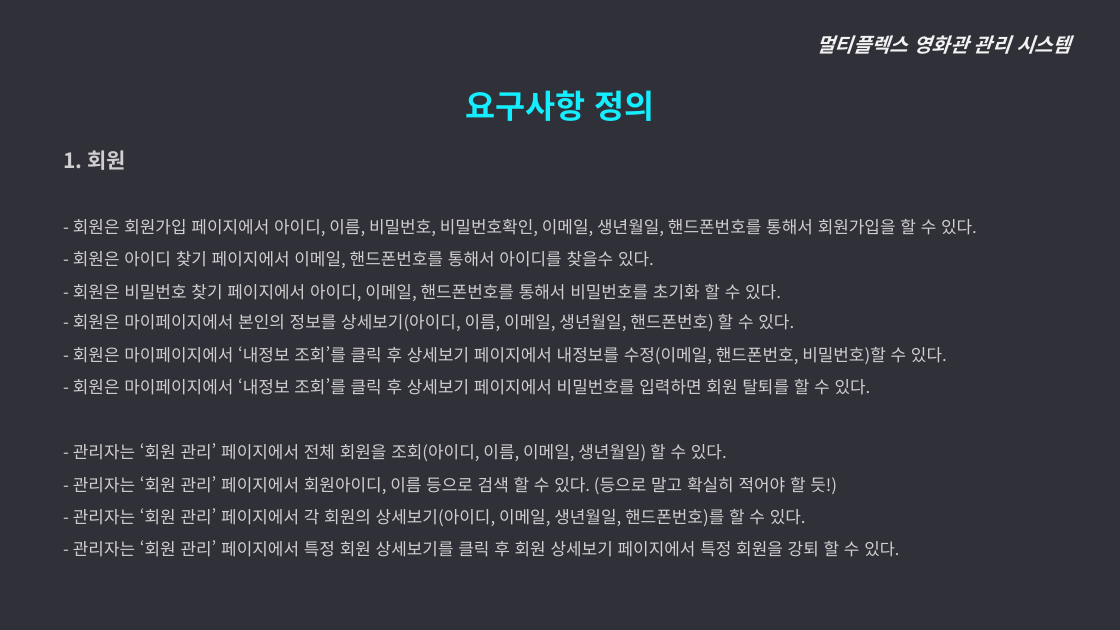
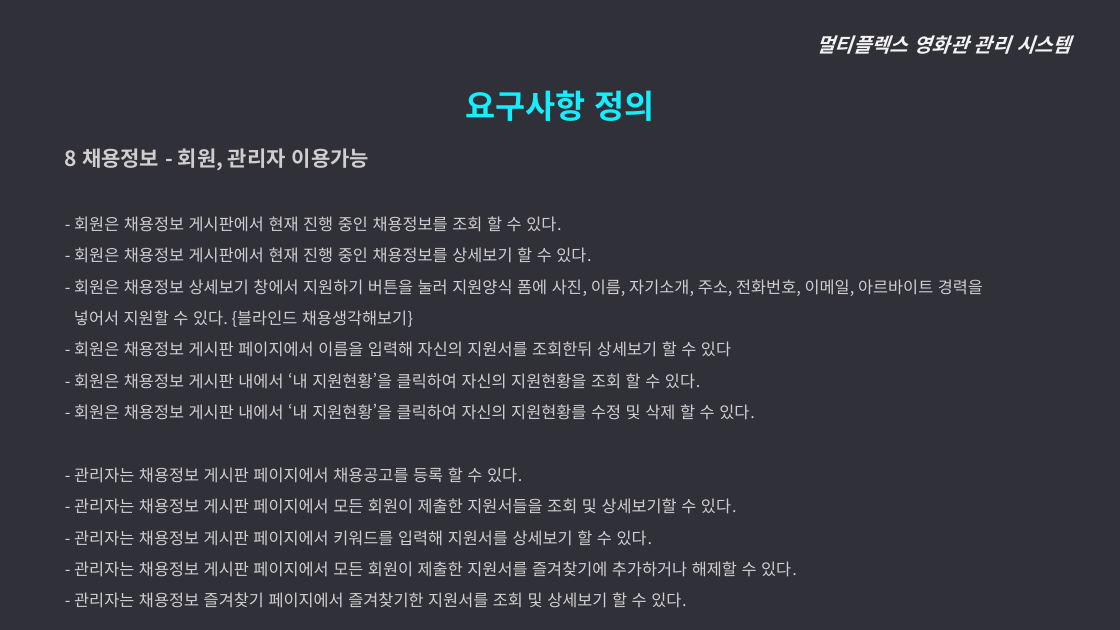
Before and after one commit to ywc-412/MultiplexTeamProject, a slide deck: slide 16 of 2조 시스템개요, 요구사항 정의.pptx (slide 17 before the commit). Drawn at 1120x630 pixels with LibreOffice and Linux fonts; fonts in the diff are those of the drawing. Boxes give left, top, right and bottom in pixels: in the first picture for what was removed or moved away, otherwise in the second. Text is boxed around its words. In the diff, an @@ line names an element or a change of style, - is before the commit and + after.

Commit message:
요구사항정의 수정본

```diff
--- a/2조 시스템개요, 요구사항 정의.pptx
+++ b/2조 시스템개요, 요구사항 정의.pptx
@@ text at [65,148,983,608]: text changed; size 14.5 to 14 pt @@
-  1. 회원
-  - 회원은 회원가입 페이지에서 아이디, 이름, 비밀번호, 비밀번호확인, 이메일, 생년월일, 핸드폰번호를 통해서 회원가입을 할 수 있다.
-  - 회원은 아이디 찾기 페이지에서 이메일, 핸드폰번호를 통해서 아이디를 찾을수 있다.
-  - 회원은 비밀번호 찾기 페이지에서 아이디, 이메일, 핸드폰번호를 통해서 비밀번호를 초기화 할 수 있다.
-  - 회원은 마이페이지에서 본인의 정보를 상세보기(아이디, 이름, 이메일, 생년월일, 핸드폰번호) 할 수 있다.
-  - 회원은 마이페이지에서 ‘내정보 조회’를 클릭 후 상세보기 페이지에서 내정보를 수정(이메일, 핸드폰번호, 비밀번호)할 수 있다.
-  - 회원은 마이페이지에서 ‘내정보 조회’를 클릭 후 상세보기 페이지에서 비밀번호를 입력하면 회원 탈퇴를 할 수 있다.
-  - 관리자는 ‘회원 관리’ 페이지에서 전체 회원을 조회(아이디, 이름, 이메일, 생년월일) 할 수 있다.
-  - 관리자는 ‘회원 관리’ 페이지에서 회원아이디, 이름 등으로 검색 할 수 있다. (등으로 말고 확실히 적어야 할 듯!)
-  - 관리자는 ‘회원 관리’ 페이지에서 각 회원의 상세보기(아이디, 이메일, 생년월일, 핸드폰번호)를 할 수 있다.
-  - 관리자는 ‘회원 관리’ 페이지에서 특정 회원 상세보기를 클릭 후 회원 상세보기 페이지에서 특정 회원을 강퇴 할 수 있다.
+  8 채용정보 - 회원, 관리자 이용가능
+  - 회원은 채용정보 게시판에서 현재 진행 중인 채용정보를 조회 할 수 있다.
+  - 회원은 채용정보 게시판에서 현재 진행 중인 채용정보를 상세보기 할 수 있다.
+  - 회원은 채용정보 상세보기 창에서 지원하기 버튼을 눌러 지원양식 폼에 사진, 이름, 자기소개, 주소, 전화번호, 이메일, 아르바이트 경력을
+  넣어서 지원할 수 있다. {블라인드 채용생각해보기}
+  - 회원은 채용정보 게시판 페이지에서 이름을 입력해 자신의 지원서를 조회한뒤 상세보기 할 수 있다
+  - 회원은 채용정보 게시판 내에서 ‘내 지원현황’을 클릭하여 자신의 지원현황을 조회 할 수 있다.
+  - 회원은 채용정보 게시판 내에서 ‘내 지원현황’을 클릭하여 자신의 지원현황를 수정 및 삭제 할 수 있다.
+  - 관리자는 채용정보 게시판 페이지에서 채용공고를 등록 할 수 있다.
+  - 관리자는 채용정보 게시판 페이지에서 모든 회원이 제출한 지원서들을 조회 및 상세보기할 수 있다.
+  - 관리자는 채용정보 게시판 페이지에서 키워드를 입력해 지원서를 상세보기 할 수 있다.
+  - 관리자는 채용정보 게시판 페이지에서 모든 회원이 제출한 지원서를 즐겨찾기에 추가하거나 해제할 수 있다.
+  - 관리자는 채용정보 즐겨찾기 페이지에서 즐겨찾기한 지원서를 조회 및 상세보기 할 수 있다.
```
Also in this commit, not shown: 7 other slides changed, 5 slides added.
